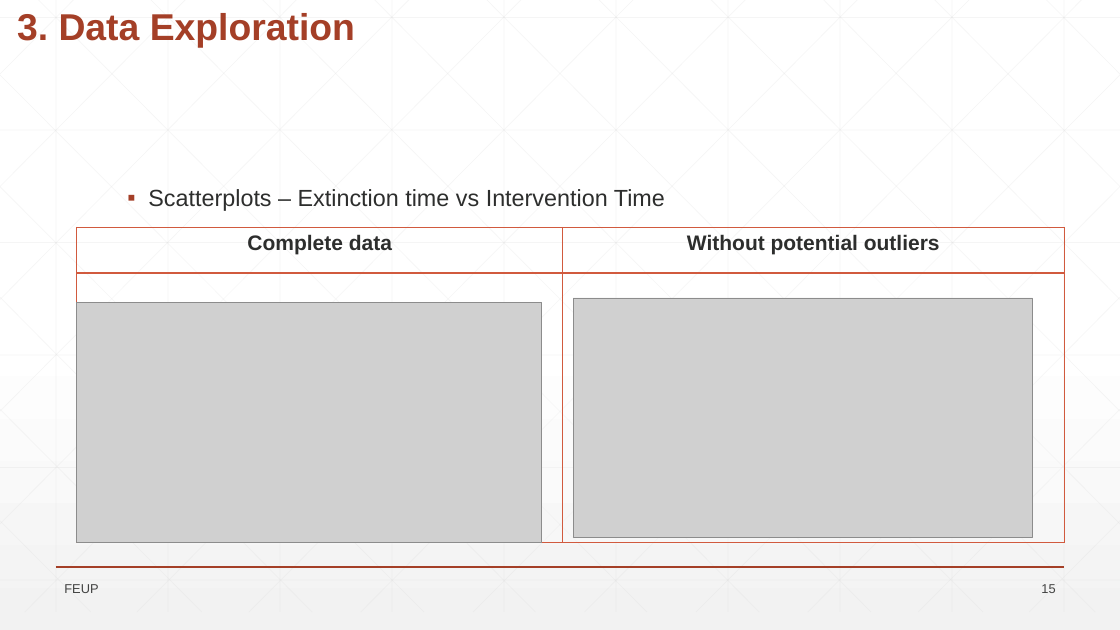
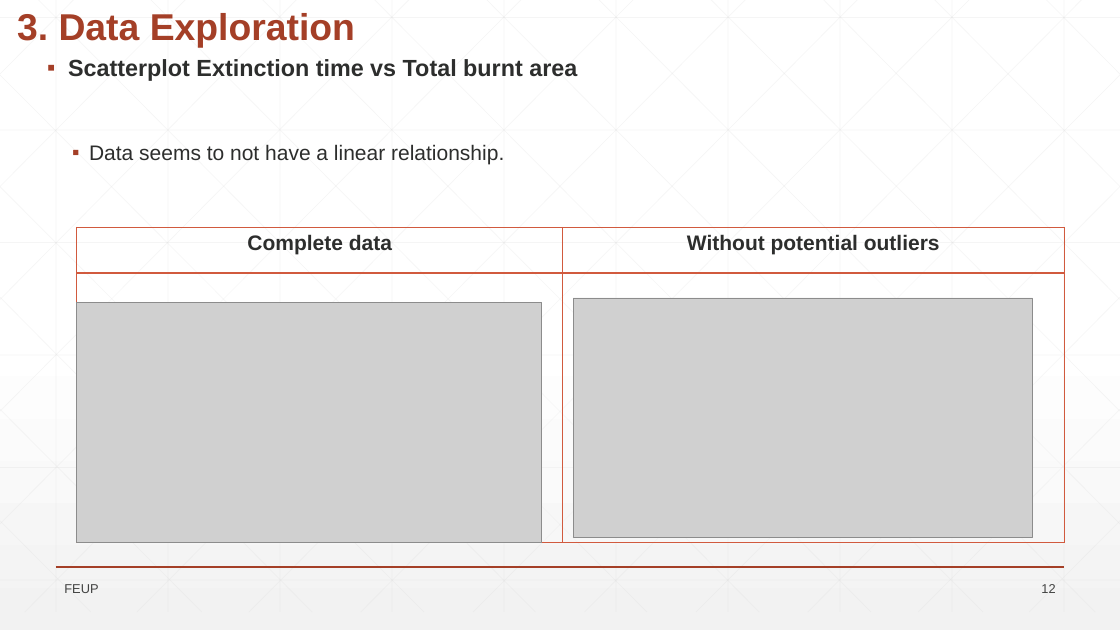
Before and after one commit to VascoBartolo/FCED_project, a slide deck: slide 12 of Trabalho_FSDE_stats_CT_VB/Wild_Fires_presentation.pptx (slide 15 before the commit). Drawn at 1120x630 pixels with LibreOffice and Linux fonts; fonts in the diff are those of the drawing; grey boxes stand for pictures; background and template pictures are left out. Boxes give left, top, right and bottom in pixels: in the first picture for what was removed or moved away, otherwise in the second. Text is boxed around its words. In the diff, an @@ line names an element or a change of style, - is before the commit and + after.

```diff
--- a/Trabalho_FSDE_stats_CT_VB/Wild_Fires_presentation.pptx
+++ b/Trabalho_FSDE_stats_CT_VB/Wild_Fires_presentation.pptx
@@ text added at (x1=68, y1=59, x2=577, y2=164), 20 pt, text #2D2E2D, bold @@
+▪ Scatterplot Extinction time vs Total burnt area
+  ▪ Data seems to not have a linear relationship.
@@ text removed at (x1=148, y1=189, x2=665, y2=211) @@
-▪ Scatterplots – Extinction time vs Intervention Time
@@ page number at (x1=1041, y1=584, x2=1055, y2=593): text changed @@
-15
+12
```
Also in this commit, not shown: 19 other slides changed, 1 slide added, 1 slide removed, 1 other file.
